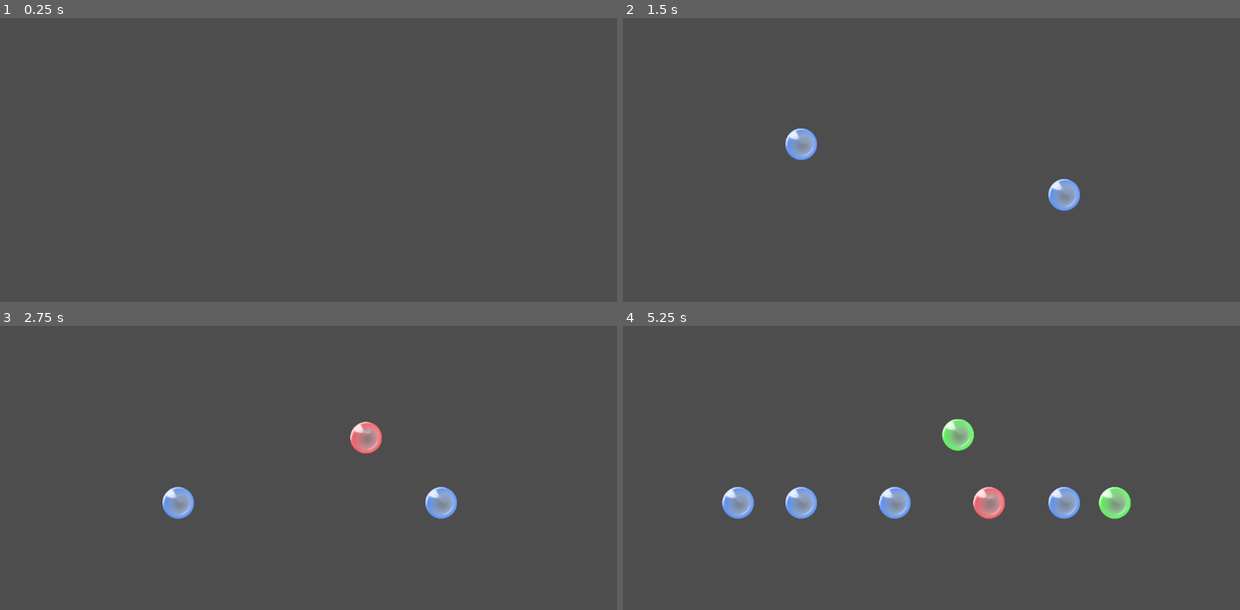
Above: before the commit, frames 1-4 (two rows, left to right).
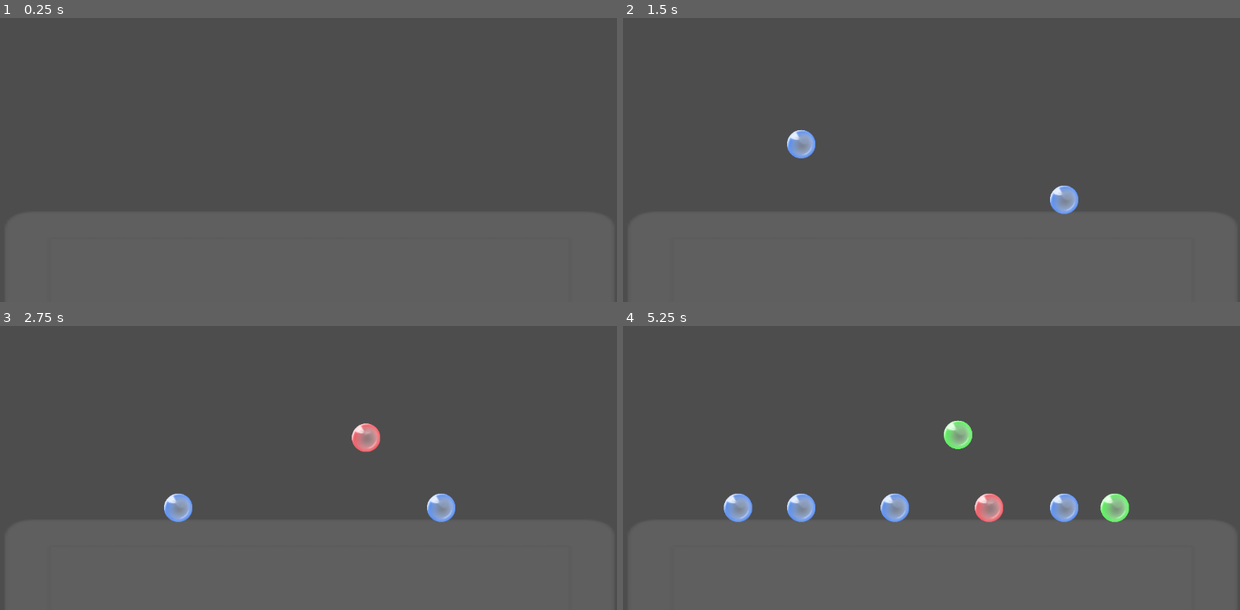
Above: after the commit, the same moments.

Repository: ggjfks25a/Bubble
Game: Godot game, scene res://test.tscn
Two runs of this game, one before a commit and one after it. Both use one fixed random seed, a clock stepped at 60 frames per second and the inputs below. This scene is started directly instead of the project's main scene.
Inputs (mouse positions are in pixels of both pictures, inside the frame that each line leads up to):
- Up to frame 1 (0.25 s): no input
- Up to frame 2 (1.5 s): tap Enter at 0.5 s; move the mouse to (1067, 108) at 0.52 s; click (1067, 108) at 0.67 s; move the mouse to (801, 142) at 1.27 s; click (801, 142) at 1.42 s
- Up to frame 3 (2.75 s): move the mouse to (364, 357) at 2.02 s; click (364, 357) at 2.17 s
- Up to frame 4 (5.25 s): move the mouse to (894, 504) at 2.77 s; click (894, 504) at 2.92 s; tap Space at 3.5 s; move the mouse to (1116, 487) at 3.52 s; click (1116, 487) at 3.67 s; tap Enter at 4.25 s; move the mouse to (740, 379) at 4.27 s; click (740, 379) at 4.42 s; move the mouse to (956, 433) at 5.02 s; click (956, 433) at 5.17 s

The runs differ from the first frame. In frame 2, 0.5% of the frame differs, in the area x 26-75%, y 38-70%; in frame 3, 0.9%; in frame 4, 2.4%, in the area x 16-83%, y 32-70%.

Commit message:
ÃÎÃÂBubbles combining

Diff:
--- a/Bubbles/blueCell.tscn
+++ b/Bubbles/blueCell.tscn
@@ -4,7 +4,7 @@
 [ext_resource type="Texture2D" uid="uid://cvy06vt5wmy" path="res://Sprites/Bubble/bubble_Blue.png" id="2_0xles"]
 
 [sub_resource type="CircleShape2D" id="CircleShape2D_2a81q"]
-radius = 32.9848
+radius = 24.0
 
 [sub_resource type="CircleShape2D" id="CircleShape2D_juof2"]
 radius = 44.0
@@ -52,7 +52,7 @@
 [node name="RigidBody2D" type="RigidBody2D" parent="." groups=["blue", "bubble"]]
 
 [node name="Sprite2D" type="Sprite2D" parent="RigidBody2D"]
-scale = Vector2(0.277344, 0.277344)
+scale = Vector2(0.25, 0.25)
 texture = ExtResource("2_0xles")
 
 [node name="CollisionShape2D" type="CollisionShape2D" parent="RigidBody2D"]
--- a/Bubbles/greenCell.tscn
+++ b/Bubbles/greenCell.tscn
@@ -4,7 +4,7 @@
 [ext_resource type="Texture2D" uid="uid://dessqq5ahgllu" path="res://Sprites/Bubble/bubble_Green.png" id="2_51nwg"]
 
 [sub_resource type="CircleShape2D" id="CircleShape2D_2a81q"]
-radius = 32.9848
+radius = 24.0208
 
 [sub_resource type="CircleShape2D" id="CircleShape2D_juof2"]
 radius = 44.0
@@ -52,7 +52,7 @@
 [node name="RigidBody2D" type="RigidBody2D" parent="." groups=["bubble", "green"]]
 
 [node name="Sprite2D" type="Sprite2D" parent="RigidBody2D"]
-scale = Vector2(0.277344, 0.277344)
+scale = Vector2(0.25, 0.25)
 texture = ExtResource("2_51nwg")
 
 [node name="CollisionShape2D" type="CollisionShape2D" parent="RigidBody2D"]
--- a/Bubbles/redCell.tscn
+++ b/Bubbles/redCell.tscn
@@ -4,7 +4,7 @@
 [ext_resource type="Texture2D" uid="uid://b1nhpgf80dxgm" path="res://Sprites/Bubble/bubble_Red.png" id="2_04mpe"]
 
 [sub_resource type="CircleShape2D" id="CircleShape2D_2a81q"]
-radius = 32.9848
+radius = 24.0208
 
 [sub_resource type="CircleShape2D" id="CircleShape2D_juof2"]
 radius = 44.0
@@ -52,7 +52,7 @@
 [node name="RigidBody2D" type="RigidBody2D" parent="." groups=["bubble", "red"]]
 
 [node name="Sprite2D" type="Sprite2D" parent="RigidBody2D"]
-scale = Vector2(0.277344, 0.277344)
+scale = Vector2(0.25, 0.25)
 texture = ExtResource("2_04mpe")
 
 [node name="CollisionShape2D" type="CollisionShape2D" parent="RigidBody2D"]
--- a/Bubbles/yellowCell.tscn
+++ b/Bubbles/yellowCell.tscn
@@ -4,7 +4,7 @@
 [ext_resource type="Texture2D" uid="uid://do0etbfcgvmfc" path="res://Sprites/Bubble/bubble_Yellow.png" id="2_hfmib"]
 
 [sub_resource type="CircleShape2D" id="CircleShape2D_2a81q"]
-radius = 32.9848
+radius = 24.0208
 
 [sub_resource type="CircleShape2D" id="CircleShape2D_juof2"]
 radius = 44.0
@@ -52,7 +52,7 @@
 [node name="RigidBody2D" type="RigidBody2D" parent="." groups=["bubble", "yellow"]]
 
 [node name="Sprite2D" type="Sprite2D" parent="RigidBody2D"]
-scale = Vector2(0.277344, 0.277344)
+scale = Vector2(0.25, 0.25)
 texture = ExtResource("2_hfmib")
 
 [node name="CollisionShape2D" type="CollisionShape2D" parent="RigidBody2D"]
--- a/Scripts/bubble_cell.gd
+++ b/Scripts/bubble_cell.gd
@@ -6,39 +6,43 @@
 var self_rigidbody
 var self_sprite
 var collision_shape
+var xd
+
+var original_collision_radius
+var original_sprite_scale
+var original_xd
 
 func _ready():
 	self_rigidbody = $RigidBody2D
 	self_sprite = $RigidBody2D/Sprite2D
 	collision_shape = $RigidBody2D/Area2D/CollisionShape2D
+	xd = $RigidBody2D/CollisionShape2D
 	is_active = true
 
-
-
+	original_sprite_scale = self_sprite.scale
+	self.rescale(1)
 
 # Called every frame. 'delta' is the elapsed time since the previous frame.
 func _process(delta: float) -> void:
 	pass
 
 func rescale(size) -> void:
-	self_sprite.scale *= size
+	self_sprite.scale = original_sprite_scale * Vector2(size, size)
 
-	if collision_shape.shape is CircleShape2D:
-		collision_shape.shape.radius = collision_shape.shape.radius * size  # Scale the radius
+	var rescale_rate = self_sprite.texture.get_size() * original_sprite_scale.x * Vector2(size, size)
 
-func change_level(temp):
-	level = temp
-	#$AnimationPlayer.play("spawn")
-	#scale = level * Vector2(1, 1)
-	self.position += Vector2(0, -100)
+	collision_shape.shape = collision_shape.shape.duplicate()
+	xd.shape = xd.shape.duplicate()
+
+	collision_shape.shape.radius = ((rescale_rate * 0.9) / 2).x # Scale the radius
+	xd.shape.radius = ((rescale_rate * 0.75) / 2).x
 
 func change_is_active():
 	is_active = !is_active
 
 func _on_area_2d_body_entered(body: Node2D) -> void:
-
-	if body != self_rigidbody && body.is_in_group("bubble") && body.get_groups() == self.get_groups():
-		if body.get_parent().has_method("change_is_active") && is_active:
+	if body != self_rigidbody && body.is_in_group("bubble") && body.get_groups() == self_rigidbody.get_groups() && level < 5 :
+		if body.get_parent().has_method("change_is_active") && is_active && body.get_parent().level <= self.level:
 			body.get_parent().change_is_active()
 			body.get_parent().queue_free()
 			level += 1
--- a/test.gd
+++ b/test.gd
@@ -20,8 +20,7 @@
 			spawn_object(click_position)
 
 func spawn_object(position: Vector2):
-	# Instance the prefab and position it at the clicked position
-	# Generate a random number between 1 and 4
+
 	var random_value = randi() % 4 + 1
 
 	# Instantiate the correct scene based on the random value
--- a/test.tscn
+++ b/test.tscn
@@ -1,6 +1,7 @@
-[gd_scene load_steps=3 format=3 uid="uid://easa4fgcl71e"]
+[gd_scene load_steps=4 format=3 uid="uid://easa4fgcl71e"]
 
 [ext_resource type="Script" path="res://test.gd" id="1_7o84g"]
+[ext_resource type="Texture2D" uid="uid://cq52tbauafyav" path="res://Sprites/placeholder2.png" id="2_b7w3m"]
 
 [sub_resource type="RectangleShape2D" id="RectangleShape2D_jvmpg"]
 size = Vector2(1118.5, 569.5)
@@ -13,3 +14,8 @@
 [node name="CollisionShape2D" type="CollisionShape2D" parent="StaticBody2D"]
 position = Vector2(585, 768.25)
 shape = SubResource("RectangleShape2D_jvmpg")
+
+[node name="Sprite2D" type="Sprite2D" parent="StaticBody2D"]
+position = Vector2(587.5, 772.5)
+scale = Vector2(4.66797, 2.76953)
+texture = ExtResource("2_b7w3m")
Binary file added: Sprites/placeholder2.png
Not shown, added: Sprites/placeholder2.png.import
